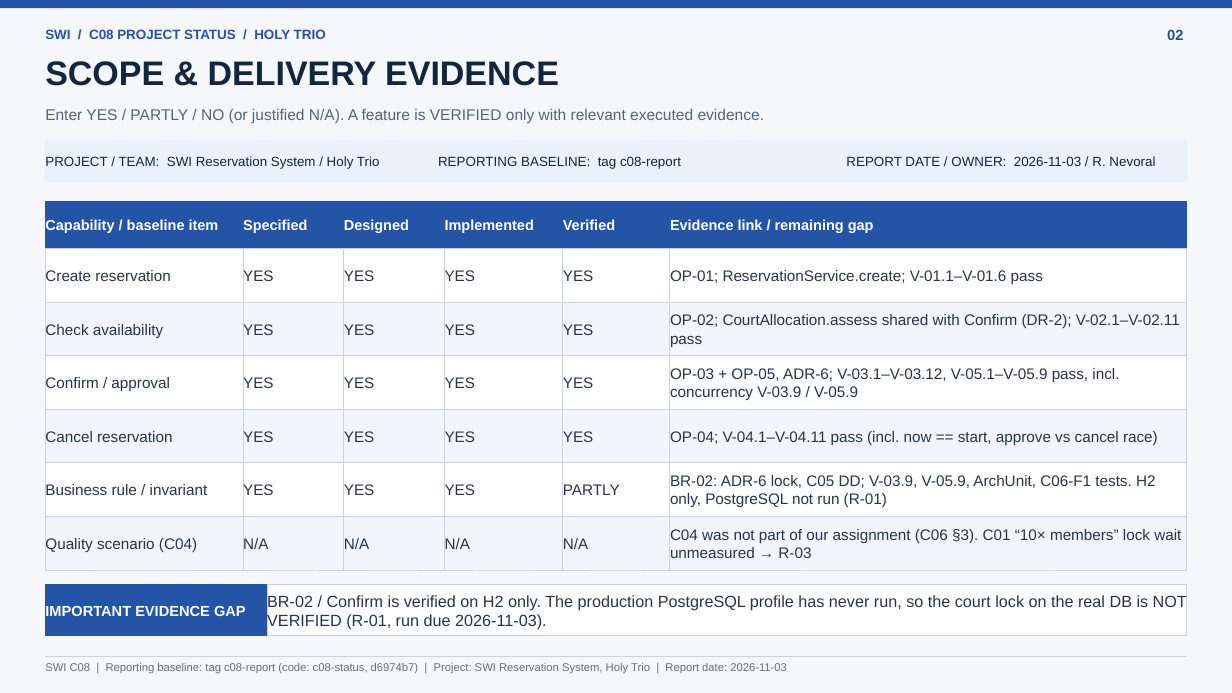
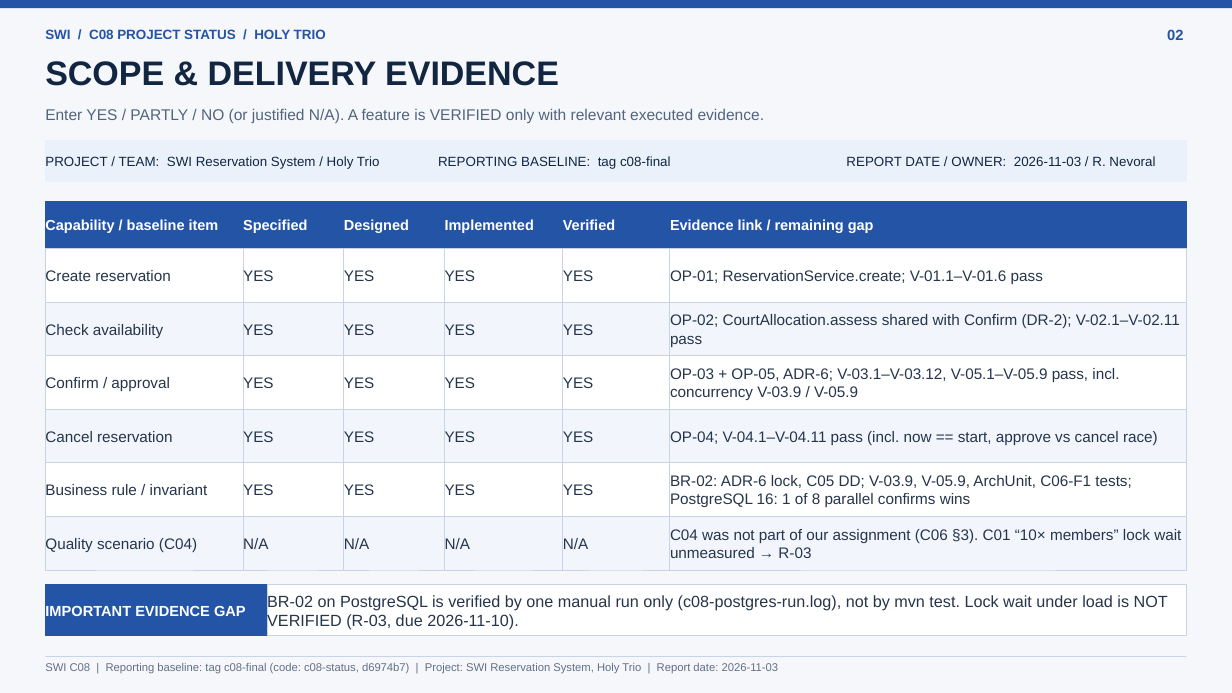
Before and after one commit to tewyss/Reservation-System-SWI, a slide deck: slide 2 of docs/c08-project-status.pptx. Drawn at 1232x693 pixels with LibreOffice and Linux fonts; fonts in the diff are those of the drawing. Boxes give left, top, right and bottom in pixels: in the first picture for what was removed or moved away, otherwise in the second. Text is boxed around its words. In the diff, an @@ line names an element or a change of style, - is before the commit and + after.

Commit message:
C08: R-01 treatment - PostgreSQL verification run

```diff
--- a/docs/c08-project-status.pptx
+++ b/docs/c08-project-status.pptx
@@ text in rectangle at [438, 156, 671, 169]: text changed @@
-REPORTING BASELINE: tag c08-report
+REPORTING BASELINE: tag c08-final
@@ text in rectangle at [670, 475, 1131, 507]: text changed @@
-BR-02: ADR-6 lock, C05 DD; V-03.9, V-05.9, ArchUnit, C06-F1 tests. H2 only, PostgreSQL not run (R-01)
+BR-02: ADR-6 lock, C05 DD; V-03.9, V-05.9, ArchUnit, C06-F1 tests; PostgreSQL 16: 1 of 8 parallel confirms wins
@@ text in rectangle at [563, 484, 594, 495]: text changed @@
-PARTLY
+YES
@@ text in rectangle at [267, 593, 1168, 630]: text changed @@
-BR-02 / Confirm is verified on H2 only. The production PostgreSQL profile has never run, so the court lock on the real DB is NOT VERIFIED (R-01, run due 2026-11-03).
+BR-02 on PostgreSQL is verified by one manual run only (c08-postgres-run.log), not by mvn test. Lock wait under load is NOT VERIFIED (R-03, due 2026-11-10).
@@ text at [45, 663, 779, 674]: text changed @@
-SWI C08 | Reporting baseline: tag c08-report (code: c08-status, d6974b7) | Project: SWI Reservation System, Holy Trio | Report date: 2026-11-03
+SWI C08 | Reporting baseline: tag c08-final (code: c08-status, d6974b7) | Project: SWI Reservation System, Holy Trio | Report date: 2026-11-03
```
Also in this commit, not shown: 5 other slides changed, 3 other files.
